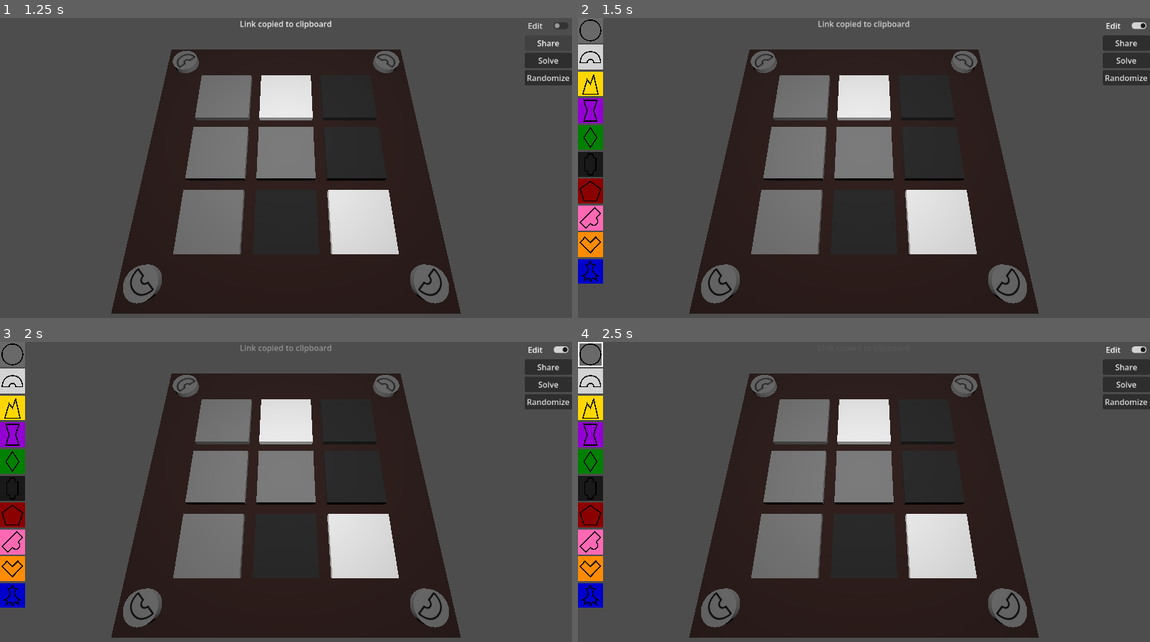
Above: before the commit, frames 1-4 (two rows, left to right).
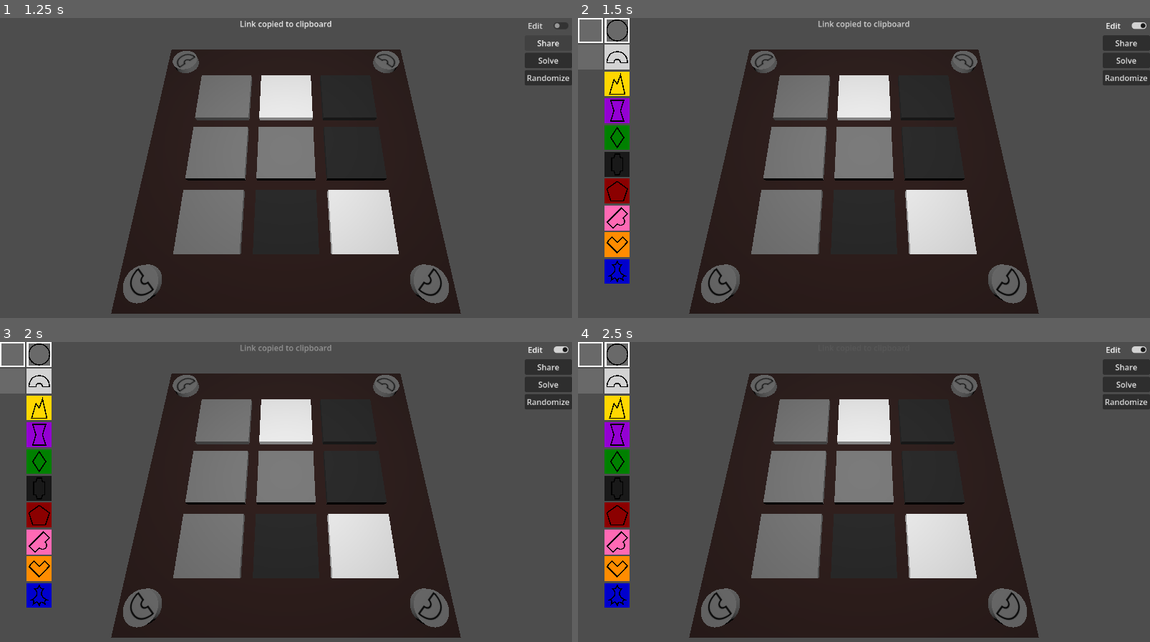
Above: after the commit, the same moments.

Repository: zanderdenning/mora-jai-box
Game: Godot game, scene res://main.tscn
Two runs of this game, one before a commit and one after it. Both use one fixed random seed, a clock stepped at 60 frames per second and the inputs below.
Inputs (mouse positions are in pixels of both pictures, inside the frame that each line leads up to):
- Up to frame 1 (1.25 s): click "Share" at 0.5 s
- Up to frame 2 (1.5 s): click "Edit" at 1.25 s
- Up to frame 3 (2 s): no input
- Up to frame 4 (2.5 s): click (589, 354) at 2.02 s

Frame 1 is identical in both runs. In frame 2, 7.0% of the frame differs, in the area x 0-10%, y 0-89%; in frame 3, 7.0%; in frame 4, 6.9%.

Commit message:
Added alt colors

Diff:
--- a/board_state.gd
+++ b/board_state.gd
@@ -6,7 +6,7 @@
 @export var buttons: Array[ButtonState]
 @export var goals: Array[BoardGoal]
 
-const SERIALIZATION_VERSION = 0
+const SERIALIZATION_VERSION = 1
 
 func serialize() -> PackedByteArray:
 	var state: PackedByteArray = PackedByteArray([SERIALIZATION_VERSION, width, height])
@@ -18,19 +18,28 @@
 
 static func deserialize(serialized: PackedByteArray) -> BoardState:
 	var version: int = serialized[0]
-	if version != 0:
+	if version > 1:
 		return null
 	var state: BoardState = BoardState.new()
 	state.width = serialized[1]
 	state.height = serialized[2]
+	var pos: int = 3
 	var button_count: int = state.width * state.height
 	for i in button_count:
 		var button: ButtonState = ButtonState.new()
-		button.color = serialized[3 + i] as ButtonState.ButtonColor
+		button.color = serialized[pos] as ButtonState.ButtonColor
+		pos += 1
+		if version > 0:
+			button.stickers = serialized[pos]
+			pos += 1
+			if button.stickers & ButtonState.Sticker.ALT:
+				button.alt_color = serialized[pos] as ButtonState.ButtonColor
+				pos += 1
 		state.buttons.append(button)
 	for i in 4:
 		var goal: BoardGoalColor = BoardGoalColor.new()
-		goal.color = serialized[3 + button_count + i * 2 + 1] as ButtonState.ButtonColor
+		goal.color = serialized[pos + 1] as ButtonState.ButtonColor
+		pos += 2
 		state.goals.append(goal)
 	return state
 
@@ -77,6 +86,10 @@
 			pass
 		_:
 			pass
+	if button_state.stickers & ButtonState.Sticker.ALT:
+		var button_color: ButtonState.ButtonColor = button_state.color
+		button_state.color = button_state.alt_color
+		button_state.alt_color = button_color
 
 func _activate_white(index: int, button_state: ButtonState) -> void:
 	for neighbor in _get_adjacent_positions(index):
--- a/button_state.gd
+++ b/button_state.gd
@@ -14,7 +14,17 @@
 	BLUE,
 }
 
+enum Sticker {
+	NONE = 0,
+	ALT = 1,
+}
+
 @export var color: ButtonColor = ButtonColor.GRAY
+@export var alt_color: ButtonColor = ButtonColor.GRAY
+@export var stickers: int = Sticker.NONE
 
 func serialize() -> PackedByteArray:
-	return PackedByteArray([color])
+	var out: PackedByteArray = PackedByteArray([color, stickers & 0xFF])
+	if stickers & Sticker.ALT:
+		out.append(alt_color)
+	return out
--- a/main.gd
+++ b/main.gd
@@ -2,7 +2,9 @@
 extends Node3D
 
 @onready var box: MoraJaiBox = $MoraJaiBox
+@onready var tool_palette: VBoxContainer = %ToolPalette
 @onready var color_palette: VBoxContainer = %ColorPalette
+@onready var alt_color_palette: VBoxContainer = %AltColorPalette
 @onready var edit_toggle: CheckButton = %EditToggle
 @onready var animation_player: AnimationPlayer = $AnimationPlayer
 @onready var share_button: Button = %ShareButton
@@ -10,9 +12,19 @@
 @onready var randomize_button: Button = %RandomizeButton
 @onready var editor: Control = %Editor
 @onready var solution_text: Label = %SolutionText
+@onready var palette_tabs: TabContainer = %PaletteTabs
 
+enum EditorTool {
+	COLOR,
+	ALT_COLOR,
+}
+
+var selected_tool: EditorTool = EditorTool.COLOR
 var selected_color: ButtonState.ButtonColor = ButtonState.ButtonColor.GRAY
+var selected_alt_color: ButtonState.ButtonColor = ButtonState.ButtonColor.GRAY
+var _tool_button_styles: Array[StyleBoxFlat] = []
 var _color_button_styles: Array[StyleBoxFlat] = []
+var _alt_color_button_styles: Array[StyleBoxFlat] = []
 #var _hash_update_callback: JavaScriptObject = JavaScriptBridge.create_callback(_update_from_hash)
 
 func _ready() -> void:
@@ -27,24 +39,67 @@
 	share_button.pressed.connect(_copy_link)
 	solve_button.pressed.connect(_solve)
 	randomize_button.pressed.connect(box.make_random)
-	for color: ButtonState.ButtonColor in ButtonState.ButtonColor.values():
-		var button: Button = Button.new()
+	_initialize_palettes()
+
+func _initialize_palettes() -> void:
+	for tool: EditorTool in EditorTool.values():
+		var style_box: StyleBoxFlat = StyleBoxFlat.new()
+		style_box.bg_color = Color.DIM_GRAY
+		style_box.border_color = style_box.bg_color
+		style_box.set_border_width_all(3)
+		_tool_button_styles.append(style_box)
+		var button: Button = _create_button_from_style_box(style_box)
 		button.expand_icon = true
 		button.custom_minimum_size = Vector2(50.0, 50.0)
-		button.icon = GoalButton.COLOR_ICONS[color]
+		#button.icon = GoalButton.COLOR_ICONS[color]
+		button.pressed.connect(_set_selected_tool.bind(tool))
+		button.pressed.connect(_highlight_selected_tool_stylebox.bind(style_box))
+		if tool == selected_tool:
+			_highlight_selected_tool_stylebox(style_box)
+		tool_palette.add_child(button)
+
+	for color: ButtonState.ButtonColor in ButtonState.ButtonColor.values():
 		var style_box: StyleBoxFlat = StyleBoxFlat.new()
 		style_box.bg_color = MoraJaiBoxButton.BUTTON_COLOR_MAP[color]
 		style_box.border_color = style_box.bg_color
 		style_box.set_border_width_all(3)
-		button.add_theme_stylebox_override(&"normal", style_box)
-		button.add_theme_stylebox_override(&"pressed", style_box)
-		button.add_theme_stylebox_override(&"hover", style_box)
-		button.add_theme_stylebox_override(&"disabled", style_box)
-		button.add_theme_stylebox_override(&"focus", style_box)
 		_color_button_styles.append(style_box)
+		var button: Button = _create_button_from_style_box(style_box)
+		button.expand_icon = true
+		button.custom_minimum_size = Vector2(50.0, 50.0)
+		button.icon = GoalButton.COLOR_ICONS[color]
 		button.pressed.connect(_set_selected_color.bind(color))
 		button.pressed.connect(_highlight_selected_color_stylebox.bind(style_box))
+		if color == selected_color:
+			_highlight_selected_color_stylebox(style_box)
 		color_palette.add_child(button)
+
+	for color: ButtonState.ButtonColor in ButtonState.ButtonColor.values():
+		var style_box: StyleBoxFlat = StyleBoxFlat.new()
+		style_box.bg_color = MoraJaiBoxButton.BUTTON_COLOR_MAP[color]
+		style_box.border_color = style_box.bg_color
+		style_box.set_border_width_all(3)
+		_alt_color_button_styles.append(style_box)
+		var button: Button = _create_button_from_style_box(style_box)
+		button.expand_icon = true
+		button.custom_minimum_size = Vector2(50.0, 50.0)
+		button.icon = GoalButton.COLOR_ICONS[color]
+		button.pressed.connect(_set_selected_alt_color.bind(color))
+		button.pressed.connect(_highlight_selected_alt_color_stylebox.bind(style_box))
+		if color == selected_alt_color:
+			_highlight_selected_alt_color_stylebox(style_box)
+		alt_color_palette.add_child(button)
+
+func _create_button_from_style_box(style_box: StyleBox) -> Button:
+	var button: Button = Button.new()
+	button.expand_icon = true
+	button.custom_minimum_size = Vector2(50.0, 50.0)
+	button.add_theme_stylebox_override(&"normal", style_box)
+	button.add_theme_stylebox_override(&"pressed", style_box)
+	button.add_theme_stylebox_override(&"hover", style_box)
+	button.add_theme_stylebox_override(&"disabled", style_box)
+	button.add_theme_stylebox_override(&"focus", style_box)
+	return button
 
 func _update_from_hash() -> void:
 	var page_hash: String = JavaScriptBridge.eval("window.location.search")
@@ -57,24 +112,54 @@
 	else:
 		box.make_random()
 
+func _set_selected_tool(tool: EditorTool) -> void:
+	selected_tool = tool
+	match tool:
+		EditorTool.COLOR:
+			palette_tabs.current_tab = 0
+		EditorTool.ALT_COLOR:
+			palette_tabs.current_tab = 1
+
 func _set_selected_color(color: ButtonState.ButtonColor) -> void:
 	selected_color = color
+
+func _set_selected_alt_color(color: ButtonState.ButtonColor) -> void:
+	selected_alt_color = color
+
+func _highlight_selected_tool_stylebox(style_box: StyleBoxFlat) -> void:
+	for style in _tool_button_styles:
+		style.border_color = style.bg_color
+	style_box.border_color = Color.WHITE
 
 func _highlight_selected_color_stylebox(style_box: StyleBoxFlat) -> void:
 	for style in _color_button_styles:
 		style.border_color = style.bg_color
 	style_box.border_color = Color.WHITE
 
+func _highlight_selected_alt_color_stylebox(style_box: StyleBoxFlat) -> void:
+	for style in _alt_color_button_styles:
+		style.border_color = style.bg_color
+	style_box.border_color = Color.WHITE
+
 func _on_button_pressed(index: int) -> void:
-	box.board_state.buttons[index].color = selected_color
-	box.refresh_buttons()
-	box.clear_bad_goal_buttons()
+	match selected_tool:
+		EditorTool.COLOR:
+			box.board_state.buttons[index].color = selected_color
+			box.refresh_buttons()
+			box.clear_bad_goal_buttons()
+		EditorTool.ALT_COLOR:
+			box.board_state.buttons[index].alt_color = selected_alt_color
+			box.board_state.buttons[index].stickers |= ButtonState.Sticker.ALT
+			box.refresh_buttons()
+			box.clear_bad_goal_buttons()
 
 func _on_goal_button_pressed(index: int) -> void:
-	var goal: BoardGoalColor = BoardGoalColor.new()
-	goal.color = selected_color
-	box.board_state.goals[index] = goal
-	box.goal_buttons[index].set_goal(goal)
+	match selected_tool:
+		EditorTool.COLOR:
+			var goal: BoardGoalColor = BoardGoalColor.new()
+			goal.color = selected_color
+			box.board_state.goals[index] = goal
+			box.goal_buttons[index].set_goal(goal)
 
 func _toggle_edit(enabled: bool) -> void:
 	box.editing = enabled
--- a/main.tscn
+++ b/main.tscn
@@ -6,6 +6,8 @@
 [sub_resource type="Environment" id="Environment_glv2v"]
 ambient_light_source = 1
 ambient_light_color = Color(1, 1, 1, 1)
+
+[sub_resource type="StyleBoxEmpty" id="StyleBoxEmpty_0xm2m"]
 
 [sub_resource type="Animation" id="Animation_h2yge"]
 length = 0.001
@@ -75,12 +77,33 @@
 anchor_bottom = 1.0
 grow_vertical = 2
 
-[node name="ColorPalette" type="VBoxContainer" parent="UI/Editor" unique_id=400210200]
-unique_name_in_owner = true
+[node name="HBoxContainer" type="HBoxContainer" parent="UI/Editor" unique_id=1471709594]
 layout_mode = 1
 anchors_preset = 9
 anchor_bottom = 1.0
 grow_vertical = 2
+
+[node name="ToolPalette" type="VBoxContainer" parent="UI/Editor/HBoxContainer" unique_id=178868060]
+unique_name_in_owner = true
+layout_mode = 2
+
+[node name="PaletteTabs" type="TabContainer" parent="UI/Editor/HBoxContainer" unique_id=826257539]
+unique_name_in_owner = true
+layout_mode = 2
+theme_override_styles/panel = SubResource("StyleBoxEmpty_0xm2m")
+current_tab = 0
+tabs_visible = false
+
+[node name="ColorPalette" type="VBoxContainer" parent="UI/Editor/HBoxContainer/PaletteTabs" unique_id=400210200]
+unique_name_in_owner = true
+layout_mode = 2
+metadata/_tab_index = 0
+
+[node name="AltColorPalette" type="VBoxContainer" parent="UI/Editor/HBoxContainer/PaletteTabs" unique_id=91466812]
+unique_name_in_owner = true
+visible = false
+layout_mode = 2
+metadata/_tab_index = 1
 
 [node name="VBoxContainer" type="VBoxContainer" parent="UI" unique_id=605729080]
 layout_mode = 1
--- a/mora_jai_box_button.gd
+++ b/mora_jai_box_button.gd
@@ -17,9 +17,11 @@
 }
 
 @onready var mesh: CSGMesh3D = $Model/CSGMesh3D
+@onready var alt_color_sprite: Sprite3D = $Model/AltColor
 @onready var animation_player: AnimationPlayer = $AnimationPlayer
 
 var color: ButtonState.ButtonColor = ButtonState.ButtonColor.GRAY
+var alt_color: ButtonState.ButtonColor = ButtonState.ButtonColor.GRAY
 
 func _input_event(_camera: Camera3D, event: InputEvent, _event_position: Vector3, _normal: Vector3, _shape_idx: int) -> void:
 	if event is InputEventMouseButton:
@@ -33,5 +35,14 @@
 	var mat: StandardMaterial3D = (mesh.mesh as BoxMesh).material
 	mat.albedo_color = BUTTON_COLOR_MAP[new_color]
 
+func set_alt_color(new_color: ButtonState.ButtonColor) -> void:
+	alt_color = new_color
+	alt_color_sprite.modulate = BUTTON_COLOR_MAP[new_color]
+
+func enable_alt_color(enabled: bool) -> void:
+	alt_color_sprite.visible = enabled
+
 func set_state(new_state: ButtonState) -> void:
 	set_color(new_state.color)
+	enable_alt_color(new_state.stickers & ButtonState.Sticker.ALT)
+	set_alt_color(new_state.alt_color)
--- a/mora_jai_box_button.tscn
+++ b/mora_jai_box_button.tscn
@@ -1,6 +1,7 @@
 [gd_scene format=3 uid="uid://cj34ukykgx1c0"]
 
 [ext_resource type="Script" uid="uid://b3l08r224f38h" path="res://mora_jai_box_button.gd" id="1_5qglm"]
+[ext_resource type="Texture2D" uid="uid://b8ydicnhqdmlr" path="res://resources/sticker/alt_color.svg" id="2_sn12j"]
 
 [sub_resource type="StandardMaterial3D" id="StandardMaterial3D_5qglm"]
 resource_local_to_scene = true
@@ -58,6 +59,11 @@
 [node name="CSGMesh3D" type="CSGMesh3D" parent="Model" unique_id=689875365]
 mesh = SubResource("BoxMesh_1r8lh")
 
+[node name="AltColor" type="Sprite3D" parent="Model" unique_id=755509838]
+transform = Transform3D(0.048, 0, 0, 0, -2.0981465e-09, 0.048, 0, -0.048, -2.0981465e-09, 0, 0.051, 0)
+visible = false
+texture = ExtResource("2_sn12j")
+
 [node name="CollisionShape3D" type="CollisionShape3D" parent="." unique_id=2080989387]
 shape = SubResource("BoxShape3D_syh1j")
 
--- a/project.godot
+++ b/project.godot
@@ -19,6 +19,7 @@
 
 gdscript/warnings/untyped_declaration=2
 gdscript/warnings/integer_division=0
+gdscript/warnings/int_as_enum_without_cast=0
 
 [importer_defaults]
 
--- /dev/null
+++ b/resources/sticker/alt_color.svg
@@ -0,0 +1,82 @@
+<?xml version="1.0" encoding="UTF-8" standalone="no"?>
+<!-- Created with Inkscape (http://www.inkscape.org/) -->
+
+<svg
+   width="100"
+   height="100"
+   viewBox="0 0 26.458333 26.458333"
+   version="1.1"
+   id="svg1"
+   inkscape:version="1.4 (e7c3feb100, 2024-10-09)"
+   sodipodi:docname="alt_color.svg"
+   xmlns:inkscape="http://www.inkscape.org/namespaces/inkscape"
+   xmlns:sodipodi="http://sodipodi.sourceforge.net/DTD/sodipodi-0.dtd"
+   xmlns="http://www.w3.org/2000/svg"
+   xmlns:svg="http://www.w3.org/2000/svg">
+  <sodipodi:namedview
+     id="namedview1"
+     pagecolor="#ffffff"
+     bordercolor="#000000"
+     borderopacity="0.25"
+     inkscape:showpageshadow="2"
+     inkscape:pageopacity="0.0"
+     inkscape:pagecheckerboard="0"
+     inkscape:deskcolor="#d1d1d1"
+     inkscape:document-units="px"
+     inkscape:zoom="5.5589226"
+     inkscape:cx="64.58086"
+     inkscape:cy="52.528164"
+     inkscape:window-width="1920"
+     inkscape:window-height="1008"
+     inkscape:window-x="0"
+     inkscape:window-y="0"
+     inkscape:window-maximized="1"
+     inkscape:current-layer="layer1" />
+  <defs
+     id="defs1">
+    <inkscape:path-effect
+       effect="mirror_symmetry"
+       start_point="13.229166,0"
+       end_point="13.229166,26.458333"
+       center_point="13.229166,13.229166"
+       id="path-effect2"
+       is_visible="true"
+       lpeversion="1.2"
+       lpesatellites=""
+       mode="vertical"
+       discard_orig_path="false"
+       fuse_paths="false"
+       oposite_fuse="false"
+       split_items="false"
+       split_open="false"
+       link_styles="false" />
+    <inkscape:path-effect
+       effect="mirror_symmetry"
+       start_point="0,13.229166"
+       end_point="26.458333,13.229166"
+       center_point="13.229166,13.229166"
+       id="path-effect1"
+       is_visible="true"
+       lpeversion="1.2"
+       lpesatellites=""
+       mode="horizontal"
+       discard_orig_path="false"
+       fuse_paths="false"
+       oposite_fuse="false"
+       split_items="false"
+       split_open="false"
+       link_styles="false" />
+  </defs>
+  <g
+     inkscape:label="Layer 1"
+     inkscape:groupmode="layer"
+     id="layer1">
+    <path
+       style="fill:#ffffff;stroke:none;stroke-width:1.32292;stroke-dasharray:none"
+       d="m 26.458333,19.84375 v 6.614583 H 19.84375 Z m 0,-13.229167 V 0 H 19.84375 Z M 0,19.84375 v 6.614583 H 6.614583 Z M 0,6.614583 V 0 h 6.614583 z"
+       id="path1"
+       sodipodi:nodetypes="cccc"
+       inkscape:path-effect="#path-effect1;#path-effect2"
+       inkscape:original-d="m 26.458333,19.84375 v 6.614583 H 19.84375 Z" />
+  </g>
+</svg>
Not shown, added: resources/sticker/alt_color.svg.import
